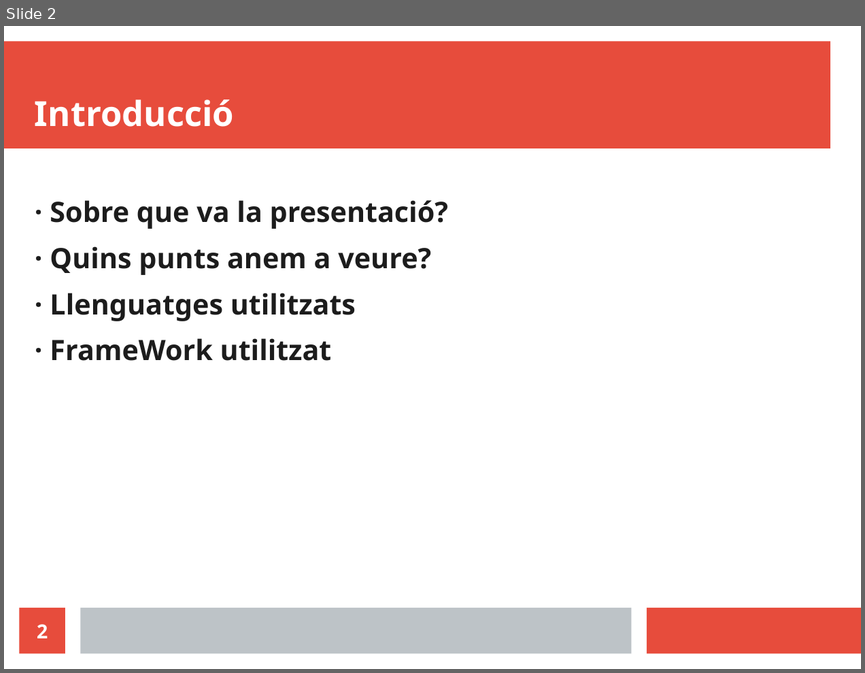
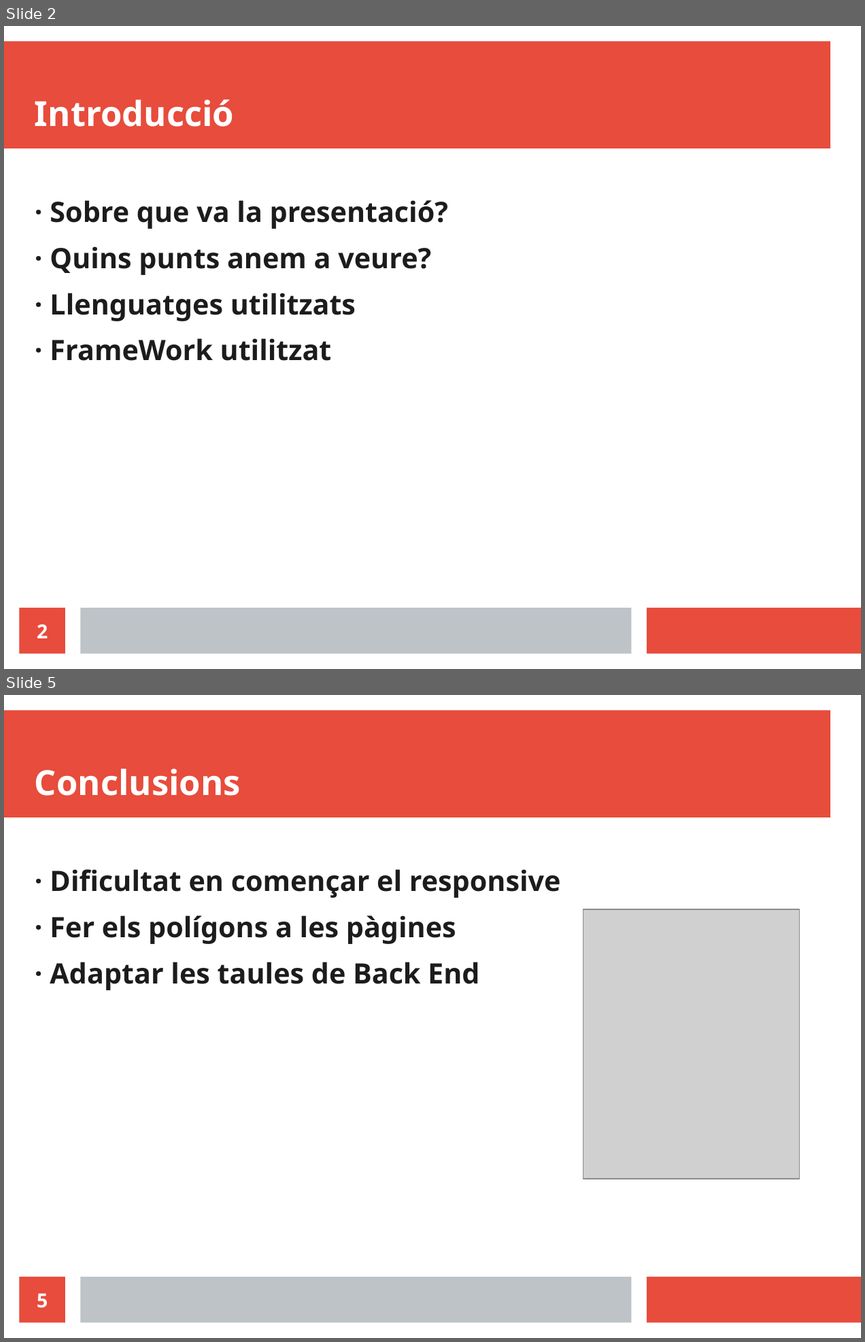
Before and after one commit to DomaxX26/Programs, a slide deck: HTML y CSS/Prensetació Projecte.odp. Shown one above the other, each under a label of ours: slide 2 before the commit, slides 2 and 5 after it; the slides between them are not shown. The pictures are 865x673 and 865x1342 pixels, drawn with LibreOffice and Linux fonts; fonts in the diff are those of the drawing; grey boxes stand for pictures. Boxes give left, top, right and bottom in pixels: in the first picture for what was removed or moved away, otherwise in the second. Text is boxed around its words. In the diff, an @@ line names an element or a change of style, - is before the commit and + after.

```diff
--- a/HTML y CSS/Prensetació Projecte.odp
+++ b/HTML y CSS/Prensetació Projecte.odp
@@ slide 5 added at [4,695,861,1338], background #FFFFFF; not listed: 3 template elements that a slide beside it also shows @@
@@ title added at [35,768,241,796], 32 pt, text #FFFFFF, bold @@
+Conclusions
@@ text added at [50,869,561,990], 26 pt, text #1C1C1C, bold @@
+· Dificultat en començar el responsive
+· Fer els polígons a les pàgines
+· Adaptar les taules de Back End
@@ picture added at [583,910,800,1178] @@
@@ page number added at [20,1276,65,1323], fill #E74C3C, 18 pt, text #FFFFFF, bold @@
+5
```
Also in this commit, not shown: 1 slide changed, 2 other slides added, 2 slides removed, 6 other files.
